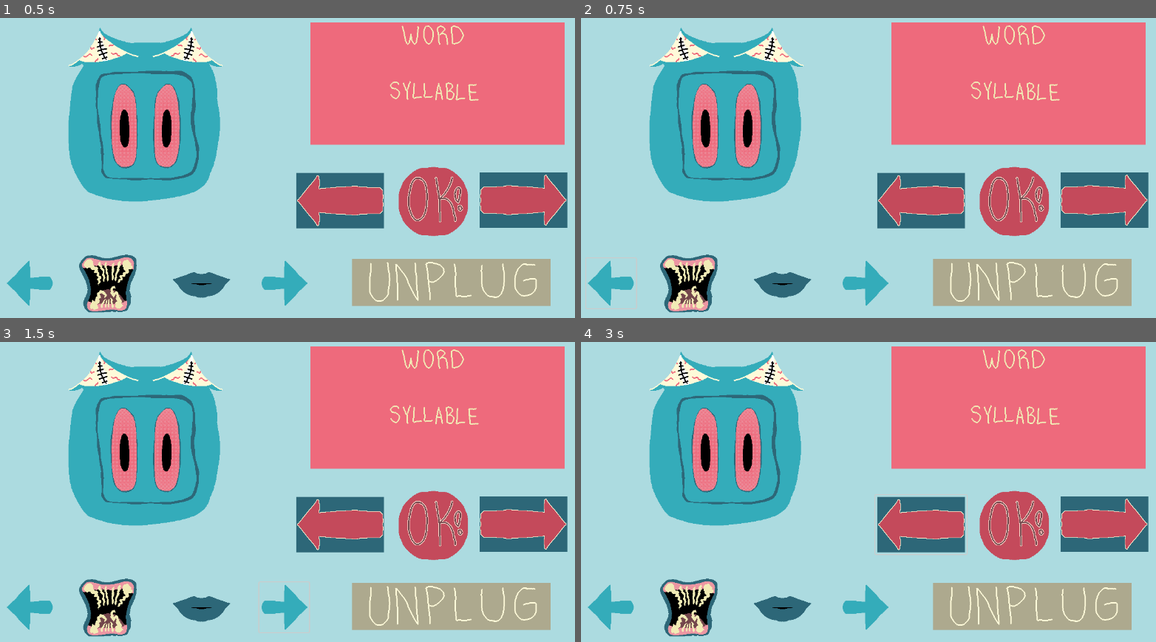
Above: before the commit, frames 1-4 (two rows, left to right).
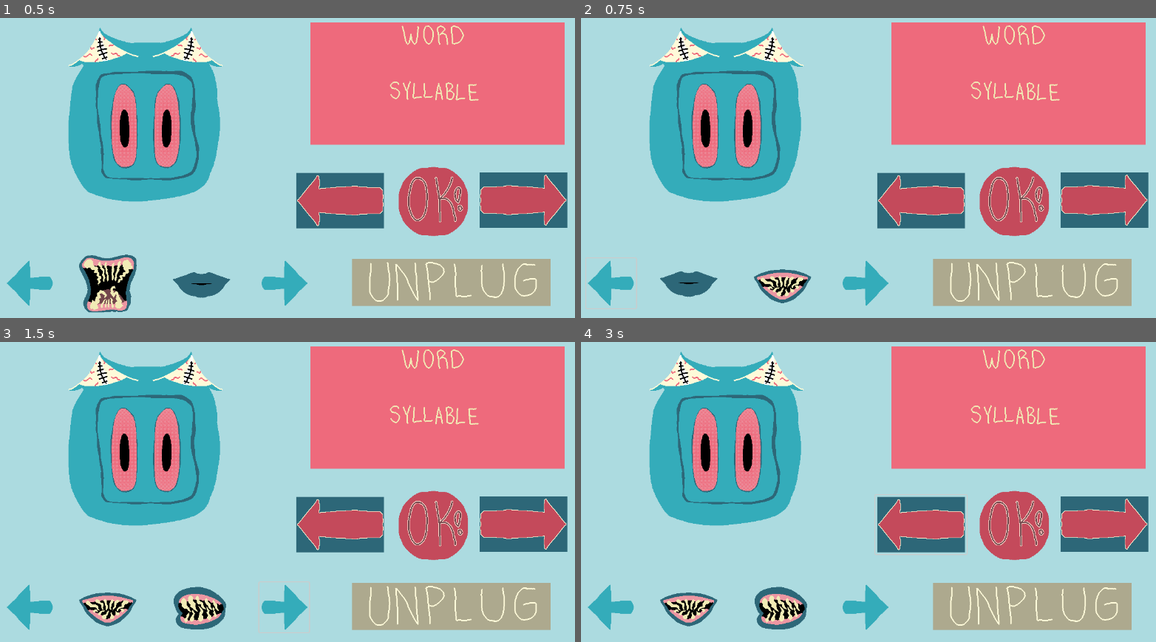
Above: after the commit, the same moments.

Repository: sym-z/speech-and-spell
Game: Godot game, scene res://scenes/load_scene.tscn
Same seed, same stepped clock (60 frames per second), same inputs: the game is played once before the commit and once after it. The engine's default icon, where the game draws it, is replaced by a stand-in: a white triangle on a blue panel in a dark square.
Inputs (mouse positions are in pixels of both pictures, inside the frame that each line leads up to):
- Up to frame 1 (0.5 s): no input
- Up to frame 2 (0.75 s): click (609, 282) at 0.5 s
- Up to frame 3 (1.5 s): click (281, 606) at 1.25 s
- Up to frame 4 (3 s): click (1012, 525) at 2 s; click (920, 525) at 2.75 s

Frame 1 is identical in both runs. In frame 2, 2.3% of the frame differs, in the area x 13-41%, y 78-99%; in frame 3, 2.5%; in frame 4, 2.5%.

Commit message:
Ready for overlays

Diff:
--- a/game-code/speech-and-spell/scenes/build_scene.tscn
+++ b/game-code/speech-and-spell/scenes/build_scene.tscn
@@ -172,9 +172,11 @@
 
 [sub_resource type="StyleBoxFlat" id="StyleBoxFlat_moay8"]
 
-[node name="Build Scene" type="Node2D" node_paths=PackedStringArray("viewportMouth")]
+[node name="Build Scene" type="Node2D" node_paths=PackedStringArray("viewportMouth", "leftMouth", "rightMouth")]
 script = ExtResource("1_2b11n")
 viewportMouth = NodePath("Creature Viewport/Mouth Align/Viewport Mouth")
+leftMouth = NodePath("Inventory/Mouth")
+rightMouth = NodePath("Inventory/Mouth2")
 
 [node name="Background Image" type="Sprite2D" parent="."]
 texture = ExtResource("2_1elwy")
--- a/game-code/speech-and-spell/scenes/mouth.tscn
+++ b/game-code/speech-and-spell/scenes/mouth.tscn
@@ -57,6 +57,7 @@
 [ext_resource type="Texture2D" uid="uid://b7lvvffaj0e6s" path="res://sprites/mouth-frames/large/x-LARGE.png" id="54_d8lcx"]
 [ext_resource type="Texture2D" uid="uid://by614ot50x0jr" path="res://sprites/mouth-frames/large/y-LARGE.png" id="55_dfg5p"]
 [ext_resource type="Texture2D" uid="uid://c7sbwwk7fdlj1" path="res://sprites/mouth-frames/large/z-LARGE.png" id="56_qv16o"]
+[ext_resource type="Texture2D" uid="uid://bbq3g4psewtbl" path="res://icon.svg" id="58_2rwo6"]
 
 [sub_resource type="SpriteFrames" id="SpriteFrames_f6lj7"]
 animations = [{
@@ -242,9 +243,21 @@
 [sub_resource type="RectangleShape2D" id="RectangleShape2D_jmtw1"]
 size = Vector2(134, 134)
 
-[node name="Mouth" type="AnimatedSprite2D"]
+[sub_resource type="SpriteFrames" id="SpriteFrames_p6xw5"]
+animations = [{
+"frames": [{
+"duration": 1.0,
+"texture": ExtResource("58_2rwo6")
+}],
+"loop": true,
+"name": &"default",
+"speed": 5.0
+}]
+
+[node name="Mouth" type="AnimatedSprite2D" node_paths=PackedStringArray("overlay")]
 sprite_frames = SubResource("SpriteFrames_f6lj7")
 script = ExtResource("3_fyms1")
+overlay = NodePath("Overlay")
 
 [node name="Area2D" type="Area2D" parent="."]
 
@@ -253,5 +266,9 @@
 position = Vector2(0, 4)
 shape = SubResource("RectangleShape2D_jmtw1")
 
+[node name="Overlay" type="AnimatedSprite2D" parent="."]
+visible = false
+sprite_frames = SubResource("SpriteFrames_p6xw5")
+
 [connection signal="mouse_entered" from="Area2D" to="." method="_on_area_2d_mouse_entered"]
 [connection signal="mouse_exited" from="Area2D" to="." method="_on_area_2d_mouse_exited"]
--- a/game-code/speech-and-spell/scripts/build_scene.gd
+++ b/game-code/speech-and-spell/scripts/build_scene.gd
@@ -1,6 +1,8 @@
 extends Node2D
 
 @export var viewportMouth : AnimatedSprite2D
+@export var leftMouth : AnimatedSprite2D
+@export var rightMouth : AnimatedSprite2D
 ## Is the mouse cursor in the window?
 var insideWindow : bool = false;
 
@@ -55,14 +57,36 @@
 
 
 func _on_left_word_arrow_button_up():
+
 	pass # Replace with function body.
 
 func _on_right_word_arrow_button_up():
+
 	pass # Replace with function body.
 
 
 func _on_left_inventory_arrow_button_up():
-	pass # Replace with function body.
+	if(rightMouth.frame == Globals.INDEX.size() -1):
+		rightMouth.frame = 0
+		leftMouth.frame += 1
+	elif(leftMouth.frame < Globals.INDEX.size() -1):
+		## TODO CHANGE AUDIO AND OVERLAYS HERE CONDENSE INTO OOP
+		rightMouth.frame += 1
+		leftMouth.frame += 1
+	else:
+		leftMouth.frame = 0
+		rightMouth.frame += 1
 
 func _on_right_inventory_arrow_button_up():
+	if(leftMouth.frame == Globals.INDEX.size() -1):
+		leftMouth.frame = 0
+		rightMouth.frame += 1
+	elif(rightMouth.frame < Globals.INDEX.size() -1):
+		## TODO CHANGE AUDIO AND OVERLAYS HERE CONDENSE INTO OOP
+		leftMouth.frame += 1
+		rightMouth.frame += 1
+	else:
+		rightMouth.frame = 0
+		leftMouth.frame += 1
+
 	pass # Replace with function body.
--- a/game-code/speech-and-spell/scripts/mouth.gd
+++ b/game-code/speech-and-spell/scripts/mouth.gd
@@ -4,6 +4,8 @@
 ## The starting frame of the mouth
 @export var startingFrame : int = 0
 ## Handles switching between mouth shapes
+## The overlay node that gets changed depending on the mouth's frame
+@export var overlay : AnimatedSprite2D
 
 
 func _ready():
@@ -29,10 +31,15 @@
 
 signal beingHeld
 func _process(delta):
+	if isHovering and !leftMouseDown:
+		overlay.visible = true
+	else:
+		overlay.visible = false
 	if isHovering and leftMouseDown and !Globals.mouthPlugged:
 		Globals.carryingMouth = true;
 		beingHeld.emit($".")
 		position = get_viewport().get_mouse_position()
+	## Prevents fast mouse movement messing up the mouth's tracking
 	if Globals.carryingMouth and leftMouseDown and $"." == Globals.currMouth:
 		position = get_viewport().get_mouse_position()
 		beingHeld.emit($".")
Not shown: 1 places in game-code/speech-and-spell/scenes/mouth.tscn that only renumber resources
